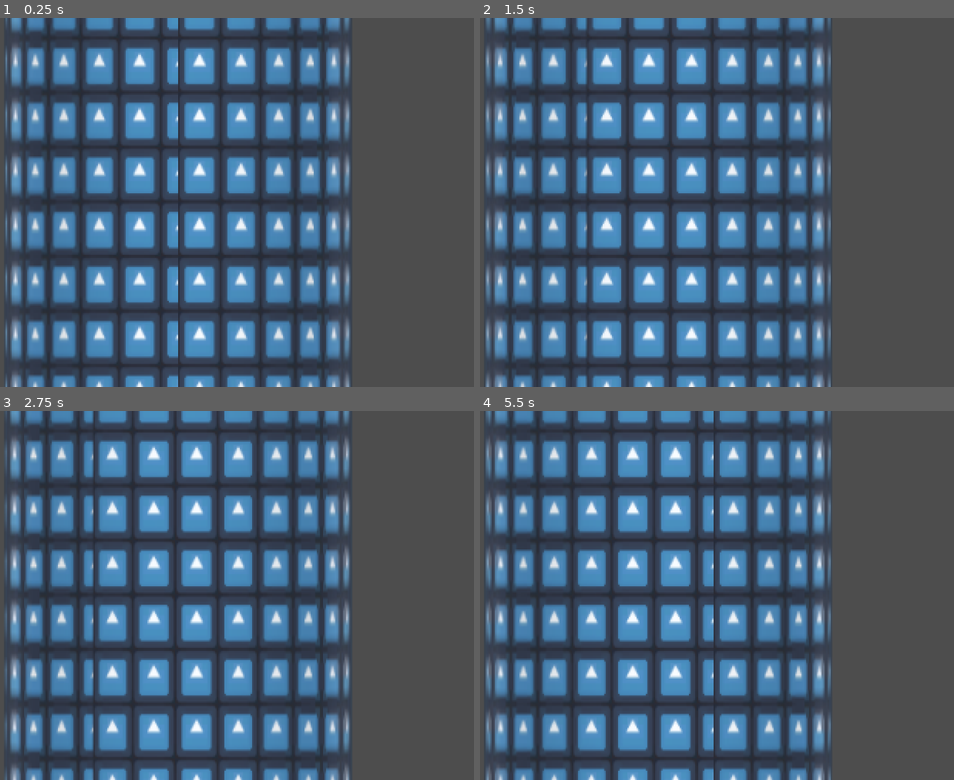
Above: before the commit, frames 1-4 (two rows, left to right).
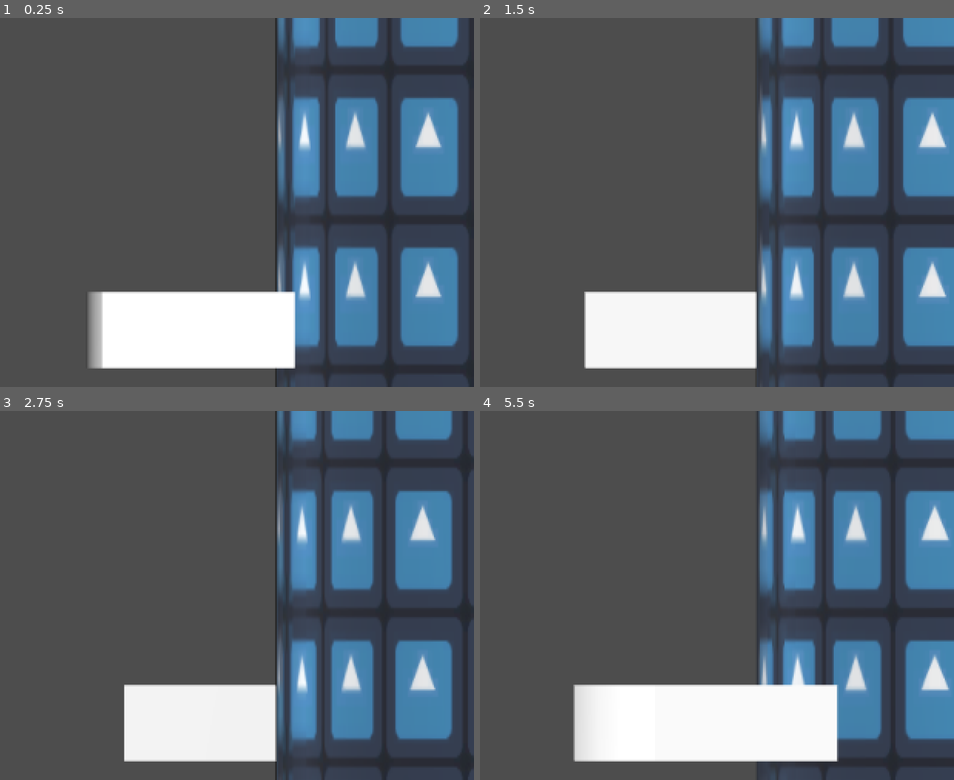
Above: after the commit, the same moments.

Repository: gracedes/tower-platformer
Game: Godot game, scene res://scenes/test.tscn
Same seed, same stepped clock (60 frames per second), same inputs: the game is played once before the commit and once after it. The engine's default icon, where the game draws it, is replaced by a stand-in: a white triangle on a blue panel in a dark square.
Inputs:
- Up to frame 1 (0.25 s): no input
- Up to frame 2 (1.5 s): tap Enter at 0.5 s; hold D (right) 0.53-1.28 s; hold A (left) from 1.28 s (still down)
- Up to frame 3 (2.75 s): release A (left) at 2.03 s; hold D (right) from 2.03 s (still down)
- Up to frame 4 (5.5 s): release D (right) at 3.53 s; hold A (left) from 3.53 s (still down)

The runs differ from the first frame. In frame 1, 73% of the frame differs, in the area x 1-100%, y 0-100%; in frame 2, 73%; in frame 3, 72%; in frame 4, 74%.

Commit message:
added rounded platforms

Diff:
--- /dev/null
+++ b/placeholder.tres
@@ -0,0 +1,14 @@
+[gd_resource type="CylinderMesh" format=3 uid="uid://c6oxilk1f21e4"]
+
+[ext_resource type="Texture2D" uid="uid://dfoajhkx0x5g3" path="res://icon.svg" id="1_lin4x"]
+
+[sub_resource type="StandardMaterial3D" id="StandardMaterial3D_ykrsh"]
+albedo_texture = ExtResource("1_lin4x")
+uv1_scale = Vector3(25.405, 25.405, 25.405)
+distance_fade_max_distance = 0.0
+
+[resource]
+material = SubResource("StandardMaterial3D_ykrsh")
+top_radius = 3.5
+bottom_radius = 3.5
+height = 15.0
--- a/scenes/test.tscn
+++ b/scenes/test.tscn
@@ -1,19 +1,17 @@
 [gd_scene format=3 uid="uid://5e35t3kgsfqp"]
 
 [ext_resource type="Script" uid="uid://xbg5ns06fw2w" path="res://stage/stage.gd" id="1_bl13t"]
-[ext_resource type="Texture2D" uid="uid://dfoajhkx0x5g3" path="res://icon.svg" id="2_iyx0m"]
 [ext_resource type="Material" uid="uid://j8bsdv5386ih" path="res://post-process/pp_h-blur.tres" id="3_74lek"]
+[ext_resource type="CylinderMesh" uid="uid://c6oxilk1f21e4" path="res://placeholder.tres" id="4_74lek"]
 [ext_resource type="Material" uid="uid://c8e7ck31g8wbs" path="res://post-process/pp_dither-band.tres" id="4_j5jx5"]
 
 [sub_resource type="CylinderShape3D" id="CylinderShape3D_ppyta"]
+height = 15.0
+radius = 3.5
 
-[sub_resource type="StandardMaterial3D" id="StandardMaterial3D_ykrsh"]
-albedo_texture = ExtResource("2_iyx0m")
-uv1_scale = Vector3(25.405, 25.405, 25.405)
-distance_fade_max_distance = 0.0
+[sub_resource type="StandardMaterial3D" id="StandardMaterial3D_74lek"]
 
-[sub_resource type="CylinderMesh" id="CylinderMesh_g14j6"]
-material = SubResource("StandardMaterial3D_ykrsh")
+[sub_resource type="StandardMaterial3D" id="StandardMaterial3D_j5jx5"]
 
 [node name="Node3D" type="Node3D" unique_id=1482438335]
 
@@ -26,8 +24,6 @@
 anchors_preset = 15
 anchor_right = 1.0
 anchor_bottom = 1.0
-offset_right = -192.0
-offset_bottom = 72.0
 grow_horizontal = 2
 grow_vertical = 2
 mouse_filter = 2
@@ -37,7 +33,7 @@
 [node name="SubViewport" type="SubViewport" parent="CanvasLayer/hband" unique_id=1218547657]
 handle_input_locally = false
 canvas_item_default_texture_filter = 0
-size = Vector2i(256, 264)
+size = Vector2i(320, 240)
 render_target_update_mode = 4
 
 [node name="dither" type="SubViewportContainer" parent="CanvasLayer/hband/SubViewport" unique_id=2051056291]
@@ -45,6 +41,8 @@
 anchors_preset = 15
 anchor_right = 1.0
 anchor_bottom = 1.0
+offset_right = 640.0
+offset_bottom = 480.0
 grow_horizontal = 2
 grow_vertical = 2
 mouse_filter = 2
@@ -56,8 +54,19 @@
 canvas_item_default_texture_filter = 0
 audio_listener_enable_2d = true
 audio_listener_enable_3d = true
-size = Vector2i(256, 264)
+size = Vector2i(960, 720)
 render_target_update_mode = 4
+
+[node name="Camera3D" type="Camera3D" parent="CanvasLayer/hband/SubViewport/dither/SubViewport" unique_id=453124377]
+transform = Transform3D(1, 0, 0, 0, 1, 0, 0, 0, 1, 0, 0, 10)
+keep_aspect = 0
+projection = 1
+current = true
+size = 11.648
+far = 11.49
+
+[node name="DirectionalLight3D" type="DirectionalLight3D" parent="CanvasLayer/hband/SubViewport/dither/SubViewport" unique_id=975401242]
+transform = Transform3D(1, 0, 0, 0, 1, 0, 0, 0, 1, 0, 0, 6.887521)
 
 [node name="RigidBody3D" type="RigidBody3D" parent="CanvasLayer/hband/SubViewport/dither/SubViewport" unique_id=1880038651]
 axis_lock_linear_x = true
@@ -69,19 +78,28 @@
 script = ExtResource("1_bl13t")
 ROTATE_SPEED = 0.75
 
-[node name="CollisionShape3D" type="CollisionShape3D" parent="CanvasLayer/hband/SubViewport/dither/SubViewport/RigidBody3D" unique_id=1700223491]
-transform = Transform3D(7, 0, 0, 0, 7, 0, 0, 0, 7, 0, 0, 0)
+[node name="MainColumn" type="CollisionShape3D" parent="CanvasLayer/hband/SubViewport/dither/SubViewport/RigidBody3D" unique_id=1700223491]
 shape = SubResource("CylinderShape3D_ppyta")
+debug_color = Color(0, 0.6, 0.69803923, 0.7137255)
 
-[node name="MeshInstance3D" type="MeshInstance3D" parent="CanvasLayer/hband/SubViewport/dither/SubViewport/RigidBody3D/CollisionShape3D" unique_id=949578117]
-mesh = SubResource("CylinderMesh_g14j6")
+[node name="MeshInstance3D" type="MeshInstance3D" parent="CanvasLayer/hband/SubViewport/dither/SubViewport/RigidBody3D/MainColumn" unique_id=949578117]
+mesh = ExtResource("4_74lek")
 
-[node name="Camera3D" type="Camera3D" parent="CanvasLayer/hband/SubViewport/dither/SubViewport" unique_id=453124377]
-transform = Transform3D(1, 0, 0, 0, 1, 0, 0, 0, 1, 0, 0, 10)
-keep_aspect = 0
-projection = 1
-current = true
-size = 7.944
+[node name="Platforms" type="CSGCylinder3D" parent="CanvasLayer/hband/SubViewport/dither/SubViewport/RigidBody3D" unique_id=50604316]
+operation = 1
+radius = 5.0
+height = 6.742
+sides = 24
+material = SubResource("StandardMaterial3D_74lek")
 
-[node name="DirectionalLight3D" type="DirectionalLight3D" parent="CanvasLayer/hband/SubViewport/dither/SubViewport" unique_id=975401242]
-transform = Transform3D(1, 0, 0, 0, 1, 0, 0, 0, 1, 0, 0, 6.887521)
+[node name="CSGCombiner3D" type="CSGCombiner3D" parent="CanvasLayer/hband/SubViewport/dither/SubViewport/RigidBody3D/Platforms" unique_id=53614316]
+operation = 1
+
+[node name="CSGBox3D" type="CSGBox3D" parent="CanvasLayer/hband/SubViewport/dither/SubViewport/RigidBody3D/Platforms/CSGCombiner3D" unique_id=316753007]
+size = Vector3(2, 0.6, 12)
+material = SubResource("StandardMaterial3D_j5jx5")
+
+[node name="CSGBox3D2" type="CSGBox3D" parent="CanvasLayer/hband/SubViewport/dither/SubViewport/RigidBody3D/Platforms/CSGCombiner3D" unique_id=1270052357]
+transform = Transform3D(-4.371139e-08, 0, 1, 0, 1, 0, -1, 0, -4.371139e-08, 0, 1.9057255, 0)
+size = Vector3(2, 0.6, 12)
+material = SubResource("StandardMaterial3D_j5jx5")
